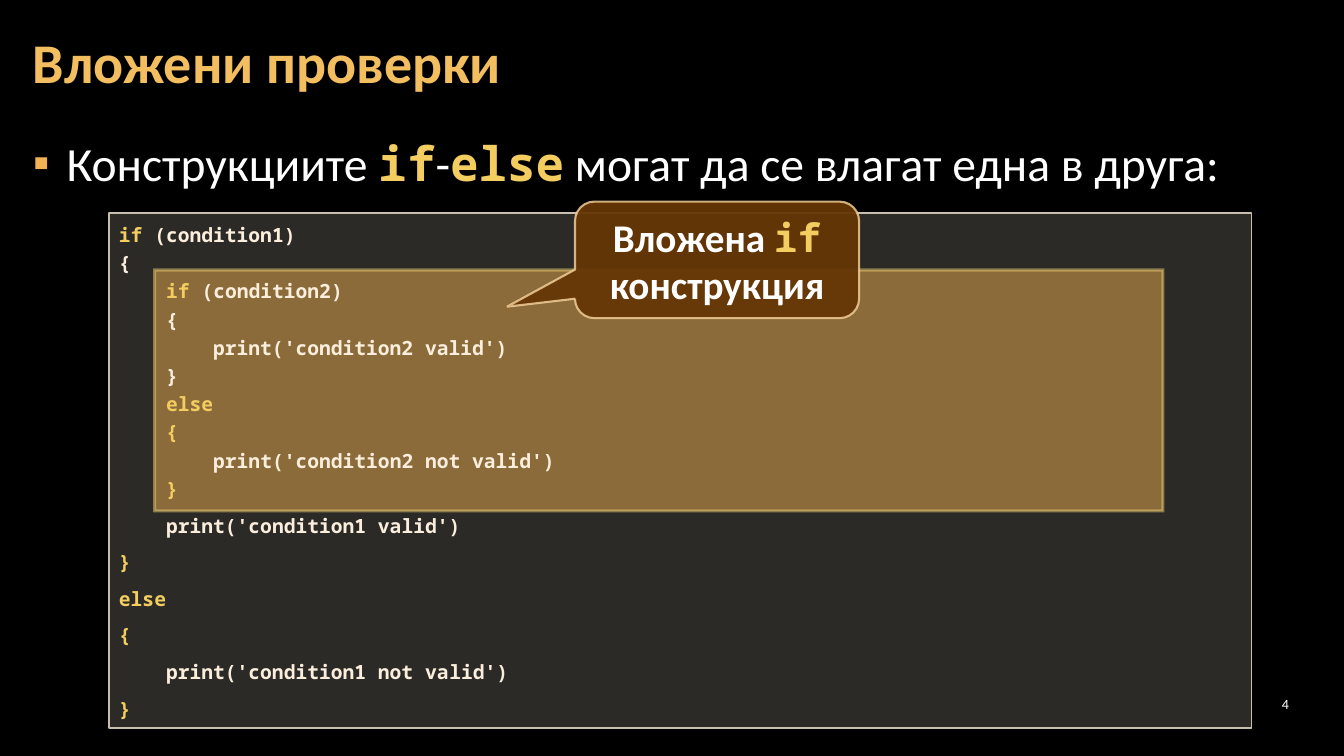
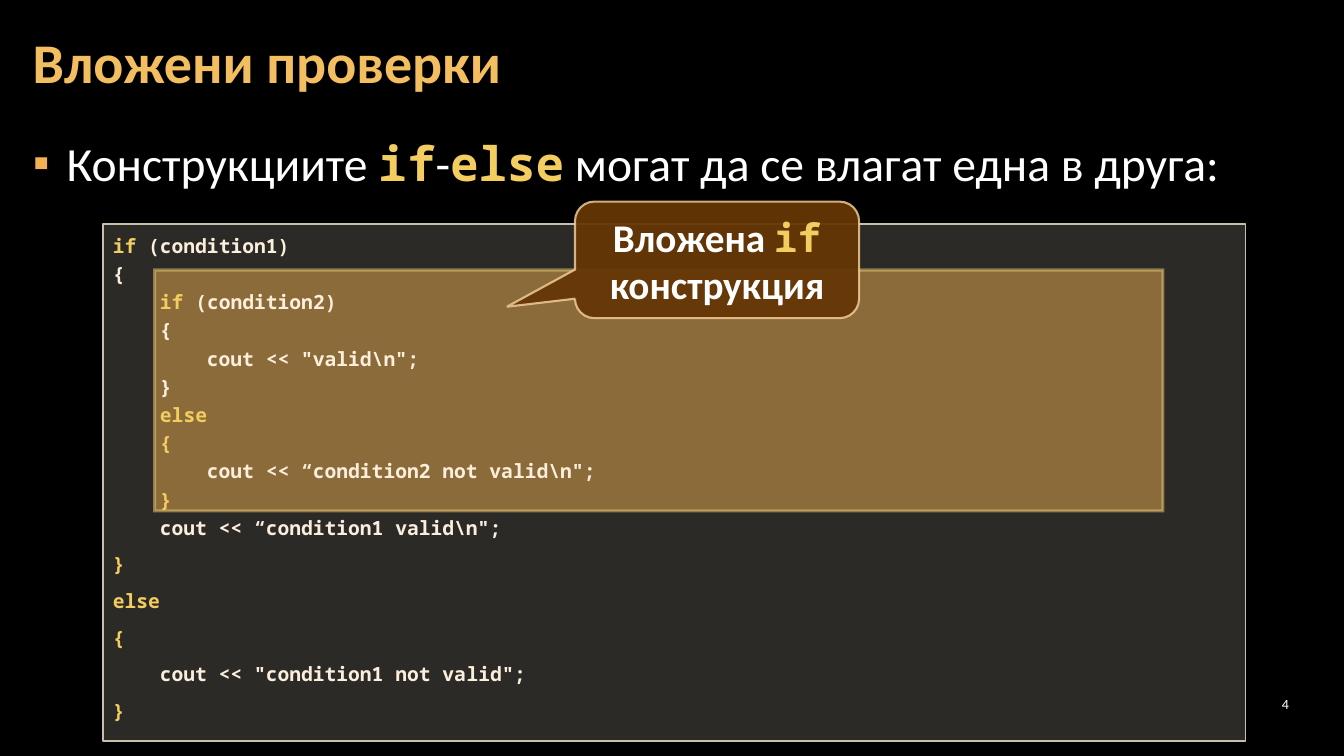
Before and after one commit to Software-University/C-plus-plus, a slide deck: slide 4 of 4. Complex-Conditions/4. Complex-Conditions.pptx. Drawn at 1344x756 pixels with LibreOffice and Linux fonts; fonts in the diff are those of the drawing; background and template pictures are left out. Boxes give left, top, right and bottom in pixels: in the first picture for what was removed or moved away, otherwise in the second. Text is boxed around its words. In the diff, an @@ line names an element or a change of style, - is before the commit and + after.

```diff
--- a/4. Complex-Conditions/4. Complex-Conditions.pptx
+++ b/4. Complex-Conditions/4. Complex-Conditions.pptx
@@ rectangle "if (condition1)": place and size @@
-rectangle "if (condition1)" at <box>109,214,1251,729</box>
+rectangle "if (condition1)" at <box>103,224,1245,741</box>
@@ text in rectangle at <box>207,351,419,369</box>: text changed @@
-print('condition2 valid')
+cout << "valid\n";
@@ text in rectangle at <box>207,463,595,481</box>: text changed @@
-print('condition2 not valid')
+cout << “condition2 not valid\n";
@@ text in rectangle at <box>160,520,501,538</box>: text changed @@
-print('condition1 valid')
+cout << “condition1 valid\n";
@@ text in rectangle at <box>160,666,525,684</box>: text changed @@
-print('condition1 not valid')
+cout << "condition1 not valid";
```
Also in this commit, not shown: 11 other slides changed, 5 other files.
